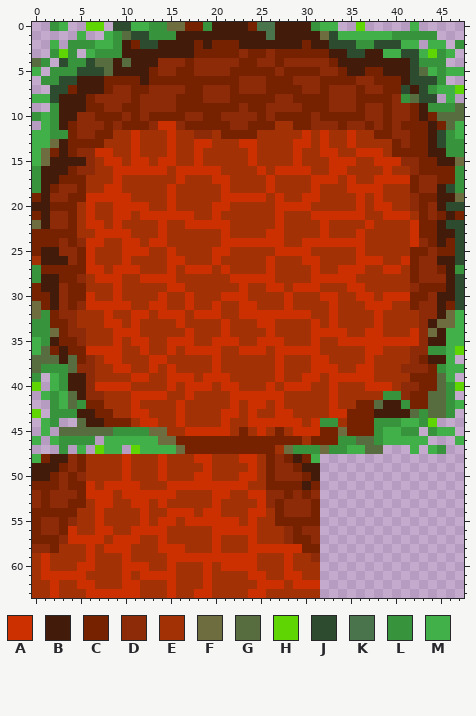
File history of a pixel-art sprite, Assets/All_Elements/Map_Elements/lava.png. The picture above was drawn from the file before the commit.
The file is 48x64 pixels. Colours within 5 levels of each other are drawn and written as one.
Palette (. is transparent): A #cd3000  B #431b0b  C #762100  D #8d2a07  E #a23205  F #6d6d3f  G #586d3f  H #60d504  J #2d4c2f  K #49744c  L #38933d  M #42b049
Pixels before (only the part around the change), first column x 0:
 0 ..LM..HH.JJMMLLFFCCLBBBBCKKBBBBLMM..H.....M.....
 1 .....M..MLGJJLLLBBBBBBBBBBKBBBBBFJMMMMMMLLLLL...
 2 ..M.LLLMMLBCJJBBBBCBCCCBBBBBBBCBBJJJLLJJJMM.MM.L
 3 ..LHL.MLLLBBBBBBBBCCCCCDCCDCCCCCCBBJJBBMMJJMHLM.
 4 GL.JLLJGGBGBBBDDDCDDDDDCCDDCDDDDDCBBBBBBBBJLLL..
 5 M.LLLJJJGBBBBCDDCCDDDDCCCCCDCCCCDDCBBCCBBBJGMLMM
 6 .LLJJBBBCCCCBCCCCCCCCCCDDDCCCDDDCCCCDDCCCBJJJL..
 7 ..JJCBBBCDDCCDDDDCCDDDCDDDCCCCDDCDDDCDDCCJBJLMMH
 8 MMJBBBCDDDDCDDDDCCCDDDCCCCCDDCCCCDDDCCCCDLGJJ.M.
 9 ..LBBBCCDDCCDDDDCCCCCCCDCCDDDDCCCDDDCDDCDDCBLLLG
10 LMLBBDDCCCDCDCCCCDDCCDDDDCDCCCCDCCCCCDDCDDCBCGGG
11 .MLBCDDDCDCCCDAADCCCCCDDCCCEECCDDDCDDCDCDCCCBCGM
12 MMLLCDDCCEEAEEEAEEDDECCCCEEEEEAEAEEAEECCDDCCBJLM
13 MMFBCCCCEEEAEEEAEEAAEEEAAEEEEAAEAEEAEEEECDCCBJLL
14 MFCBCDDAAEEAEEEAEEAEEEEEAEEEEAEEAAEEAAAECCCCBBLL
15 MFBBBBDEAAEAAEAAEEAEEEEEAEEEEAEEEAAAEEAAADDCCBBF
16 LBBBCDDEEAAAAAAEAAAAAEEEEAEAAAAEEAAEEEEAEEDCCCCL
17 LBBCCCEEEAEEEEEEAEEEAAEEEEAEEEEAAAEAEEAAAACDDCCL
18 LBCDDCEEAAEEEEEAEEEEEAEEEEAEEEEAEEEAAAAEEECDDBJL
19 CBDDCCAAAAAEEEEAEEEEEAAAAAEAEEAAEEEEAEAEEEDCCBBF
20 BBCCCEAEEAAAAEEAEEEEAAEEEEEAAAAEEEEEAEAAEEDCDBJJ
21 CBDDCEAEEAAEAAAAAAEEAEEEEEEAEEEAAAAAAEEAAAECDCBC
22 FBDDCEAAEAEEEEAEEAAAAAEEEEEAEEEEAEEEEAEEEEACCBJJ
23 CCCCCEEAAAAEEEAEEEEEEAEEEEAAEEEEAEEEAEEEEEACCBBJ
24 CCCDCDAAEEAAEAAEEEEEEAAAAAAAEEAAAAAAAEEEEEADCBCJ
25 CBBDDCAEEEAAAEEAEEEEAAEEEEEAAAAEEEEEAEEEEECCDCCJ
26 EBBBDCAEEEAEEEEAAEEEAEEEEEAEEEAAEEEEAAAEEACDDBBJ
27 LCCCCCAAEAAAEEEAEAAAEAEEEEAEEEEAEEAAAEEAAECDDCBL
28 LBBCCDEAAAEEAAAAEEEEEEAAAAAEEEEAAAAAEEEEEECDDDBJ
29 CBBDCCEEEAEEEEEAAEEEEEEAEEAAEAAAEEEAAEEEEEDCCCBJ
30 CCBDCCAEEAEEEEAEEAEEEAAAEEEEAEEEAAEEAAEAAACCDBBJ
31 FCBDCDAAAAAEEAAEEAEEAEEAAEEEAEEEEAEEEAAAEECDDBCJ
32 FLCDDEEEAEEAAEAAAEAAAEEAAAAAAAAEEAEEEEAEEEEDDBFM
33 LLCCDEEEAAEAEEEEAEEEEAEEEAAEEEEAEAEEEEAEEEEDBFFM
34 LLFCDDEEEAAAEEEEEAEEEAEEEEAEEEEAAAAEEAAEEEADFBMM
35 MLBCCDEEEAEAAEEAAAEEAAAEEAAAEEEAEEAAAAAAAAADBBMM
36 MGCBCCAAAAEEAEEAEAAAAEEAAAEAAAAAEEEEEAAEEEDDLLMH
37 GGGBGCDEAAEEEAAEEEEEAEEEEEEAEEEAAEEEEAEEEEDCBBM.
38 GLLLGDDEEAAEEAEAEEEEAEEEEEEAEEEAAAEEAAEEEDDDCLMM
39 L.MLBBDEEEEAAEEAAAEAAAEEEEEAEEAAEAAAAAEEEECCCGM.
40 H.MLBBDAAAAEEEEAEAAAEAAEEEAEAAAEEAEEEAAAEDDCCGLH
41 .MLMGBDDEEEAAAAEEAEEEEAAAAAAEEEEEAEEEEELLDCCGGL.
42 ..LMGLCCEEEAEEEEAEEEEEAEAAEAEEEEEAEECCGBBLCCGGLM
43 H.LLLBBCCEEAAEEEAEEEEAAEAEEAAEEEEAACCCBBBBGLGGL.
44 .ML..GBBCCCEAAEEAEEEEAEEAAAAAAEALLECCCLLLMMLH...
45 .M.GGGGGGLLLLFFEEAAAAAECEAECEAAACCFCCCLMMLL.LMM.
46 M.MLLLL.MMMMMMFFCCCCCCCCCCCCCCECCCLLGGLMMMMM...M
47 ...L.M.HMM.HMMMMFCCCCCCCCCCEFLLLFLLMMGG...M.ML..
48 MCBBDCEEEEAEEEAEEEAAEEEAAECDCBCM................
49 BBBCDCEEEEAEEEAEEEEAEEEEAECDDCBB................
50 BBCDCDEEEEAEEEAEEEAAEEEAAECDDDCB................
51 CCCDCCAEAAAAEEEAAAAAAAAAEECCCCBC................
52 DCDDDCAAAEAAAAAAEEEEAAEEAADDCDCD................
53 DCDDCCEAAEEAAEAEEEEEAEEEEADCDDDC................
54 CCCCCEEAEEEEAEEAAAEAAEEEAAECDDDC................
55 CDDCDEEAEEEEAEAAEAAAAAAEAEECCCCC................
56 CDDCAEEAAEEAAAAEEEEEAAAAAEEEDCDD................
57 CCCDAAAAEAAAEEAEEEEEAEEEAEEEDCCD................
58 DDCEEEAEAAAEEEAAAEEEAEEEAAAAAACC................
59 EAEEEEAEEEAEEEEAAAAAAAAAAEEEAEED................
60 EAEEEAAEEEAAAEEAEEEAEAAAAEEEAEEE................
61 EAAAAAEEEEAEAAAAEEEAEEEEAAEEAAEE................
62 EEAEEAAEEEAAEEEAEEEAEEEEEAAAEAAA................
63 EEAEEEAAAAAAEEEAEEAAEEEEAAEEEEEE................
After:
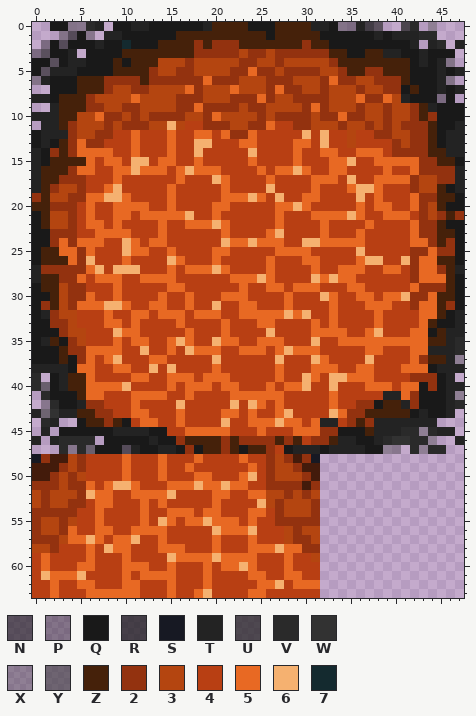
Colours new in this view: N #1717179c  P #18181860  Q #191919  R #1d1d1dc1  S #171923  T #232323  U #282828c1  V #2a2a2a  W #323232  X #38383860  Y #3838389c  Z #45210a  2 #93320f  3 #b44510  4 #b83f13  5 #e86923  6 #f5b170  7 #142a2f
The edit:
Changed rows in their new state; - is an unchanged pixel.
first column x 0:
 0 --QQPXVT-QQTTQQQQQQTZZZZQQQZZZZTTQPPTRN--UV-X---
 1 ---PNQX-TTQQQQQQZZZZZZZZZZQZZZZZQQQQQQTQTTTVV---
 2 -PQNQQQTQQ7QQQZZZZ2Z222ZZZZZZZ2ZZQQQQQQQQQT-TV-T
 3 PNQQT-QQQQZZZZZZZZ222223223222222ZZQQZZTTQQTQQQ-
 4 QQNQTTQQQZQZZZ33323333322332333332ZZZZZZZZQTQTP-
 5 QNTTTQQQQZZZZ2332233332252232222332ZZ22ZZZQQQTQT
 6 PTQQQZZZ2222Z2222225222333222333252233222ZQQQTP-
 7 --QQQZZZ233223333523335333252233233323322QZQQTQT
 8 TTQZZZ23333533332223332225233222233352253TQQQPQ-
 9 --TZZZ2233223333225222232233332523332332332ZTQQQ
10 TTTZZ33522323222233253333232222322522332332Z2QQQ
11 -TTZ2333232223363442223322544223332332323222ZQQT
12 QTTT2332244544454455452254444464644344223322ZQTT
13 QTQZ2522444544454466444554444554644344442322ZQTT
14 TQ2Z2555544544454464444464444544554455542222ZZTT
15 TQZZZZ545546645544544444544445444556445555522ZZQ
16 TZZZ2554455655545655544445455654455444454452222T
17 TZZ22244454444445444654444544445554644555523322T
18 TZ2332445644444544444544446444454445665444233ZQT
19 2Z3322556654444544444555654644554444645444522ZZQ
20 ZZ2224544555544544445544444556544444545544523ZQQ
21 QZ33245445545555564454444445444555565445554232Z2
22 QZ3324554544445445556544444544445444454444522ZQQ
23 QQ2224455554445444444544445644445444544444522ZZQ
24 QQ2525554465455444444655655544665555544444552Z2Q
25 QZZ55254446554454444554444455554444464444422522Q
26 QZZZ52644454444654445444445444554444566446255ZZQ
27 T222225646664445455565444454444544555445542552ZT
28 TZZ2254555445555444444555654444656554444442555ZQ
29 QZZ3224445444445544444454455455544455444445222ZQ
30 QQZ322544544445445444555444454446544554556225ZZQ
31 Q2Z325556654455445446445544454444544455544255Z2Q
32 QT2334445445545554555445555565644544445444455ZQT
33 QQ223444554544445444454445544445454444544445ZQQT
34 QQQ23344465544444544454444644445555445644455QZTT
35 QTZQ2344454554456544655445554446445555555555ZZTV
36 QQQZ2255554464454655544555456555444445544455TTTV
37 QQQZQ254564445544444644444464446544446444452ZZTX
38 TTTTQ554455446464444544444454445554455444555QTTT
39 V-QTZZ544445544555455544444544654665554444222QT-
40 VYQTZZ5555644445455545544454556446444555455Q2QTT
41 -VQQQZ554445555445444455555544444544444TT52QQQTX
42 -XVQQT22444544446444446465454444454422QZZT2QQQTV
43 TYWTTZZ224455444544445545445644446522ZZZZZQTQQT-
44 -VT--QZZ2ZQ455445444464455565545TT42Z2TTTTTTT---
45 -T-QQQQQQTTTTQQ4455555444544455522QQQZTTTVVXVTT-
46 T-TVVVV-QQQQQTQQ2ZZZZ2Z2222Z2Z422ZTTQQTVWWVVX--T
47 ---VXVYQQQNTQQTTQ2QZZ2ZQZZ24QTTTQTTTTQQXX-VXVV--
48 S2--3244445444544454444544232-2S----------------
49 ---232444454445445444444542332------------------
50 --23234444544454445544456423332-----------------
51 222322545665444555655655442222-2----------------
52 32333265544555564444554455332323----------------
53 32332245544454544444544446323332----------------
54 22222445444454455545544455423332----------------
55 23323445444454654556555454422222----------------
56 23325445544555544444655564443233----------------
57 22235565455644544444544454443223----------------
58 33244454655444555444544455565522----------------
59 45444454445444465555655554445443----------------
60 45444554445554454445455654445444----------------
61 46555644445455554445444455445544----------------
62 44544554445544454445444445564555----------------
63 44544455555544454456444455444444----------------
Pixel boxes of the changes (left, top, right, bottom) in both pictures:
changed: (32, 22, 464, 598)
